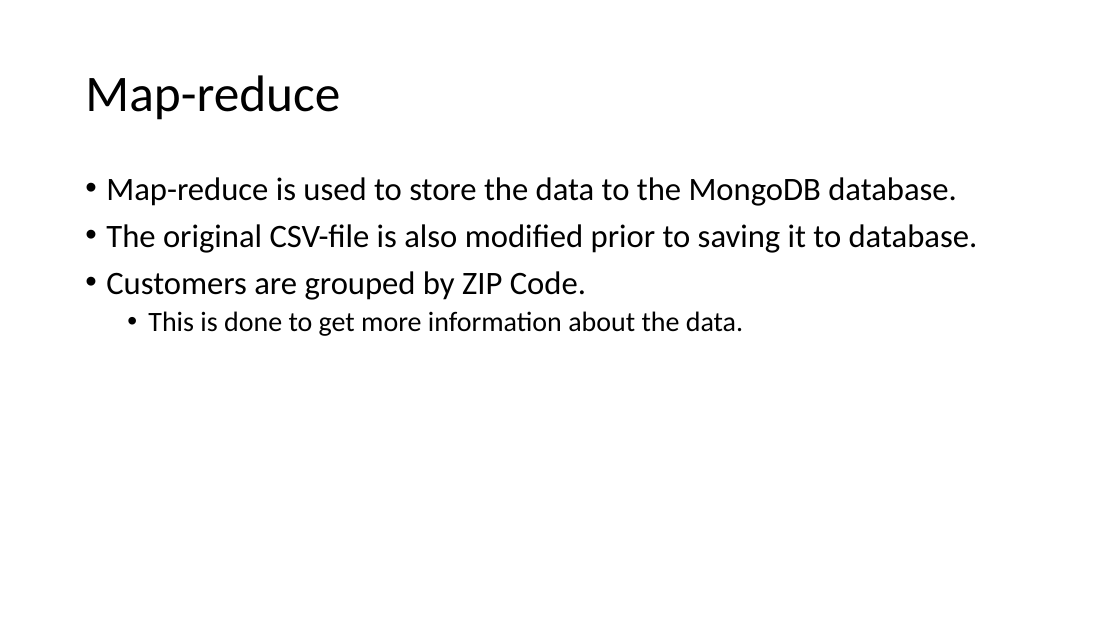
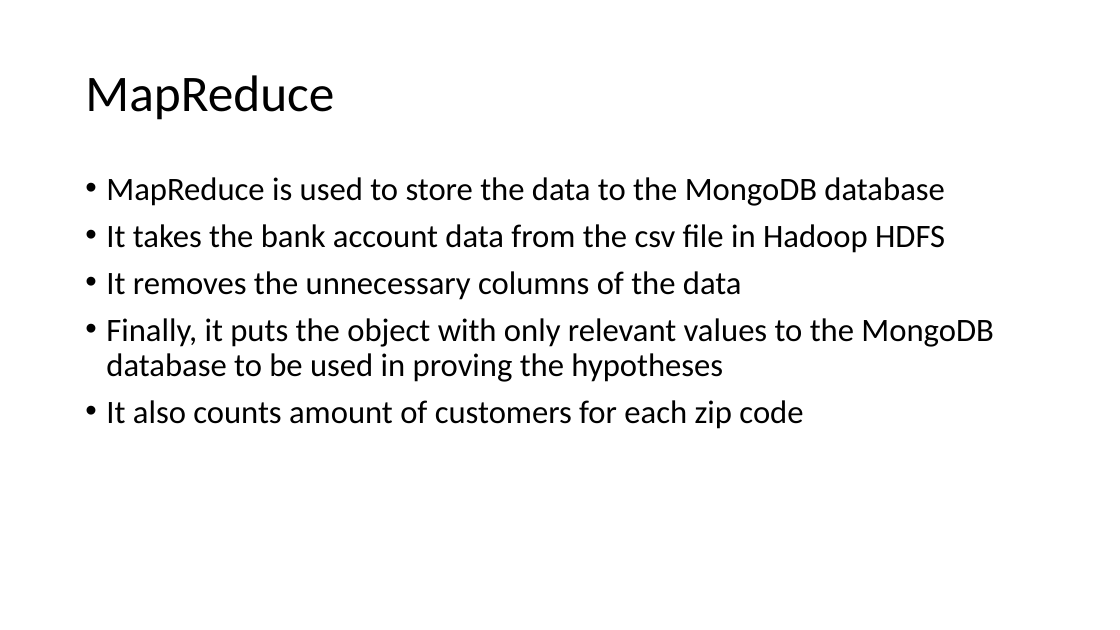
Before and after one commit to arttusa/dsdba_project, a slide deck: slide 4 of DSDBA Project.pptx (slide 5 before the commit). Drawn at 1120x630 pixels with LibreOffice and Linux fonts; fonts in the diff are those of the drawing. Boxes give left, top, right and bottom in pixels: in the first picture for what was removed or moved away, otherwise in the second. Text is boxed around its words. In the diff, an @@ line names an element or a change of style, - is before the commit and + after.

```diff
--- a/DSDBA Project.pptx
+++ b/DSDBA Project.pptx
@@ title at (x1=85, y1=75, x2=334, y2=120): text changed @@
-Map-reduce
+MapReduce
@@ text at (x1=106, y1=177, x2=993, y2=429): text changed @@
-• Map-reduce is used to store the data to the MongoDB database.
-• The original CSV-file is also modified prior to saving it to database.
-• Customers are grouped by ZIP Code.
-  • This is done to get more information about the data.
+• MapReduce is used to store the data to the MongoDB database
+• It takes the bank account data from the csv file in Hadoop HDFS
+• It removes the unnecessary columns of the data
+• Finally, it puts the object with only relevant values to the MongoDB database to be used in proving the hypotheses
+• It also counts amount of customers for each zip code
```
Also in this commit, not shown: 5 other slides changed, 3 slides added, 2 slides removed.
